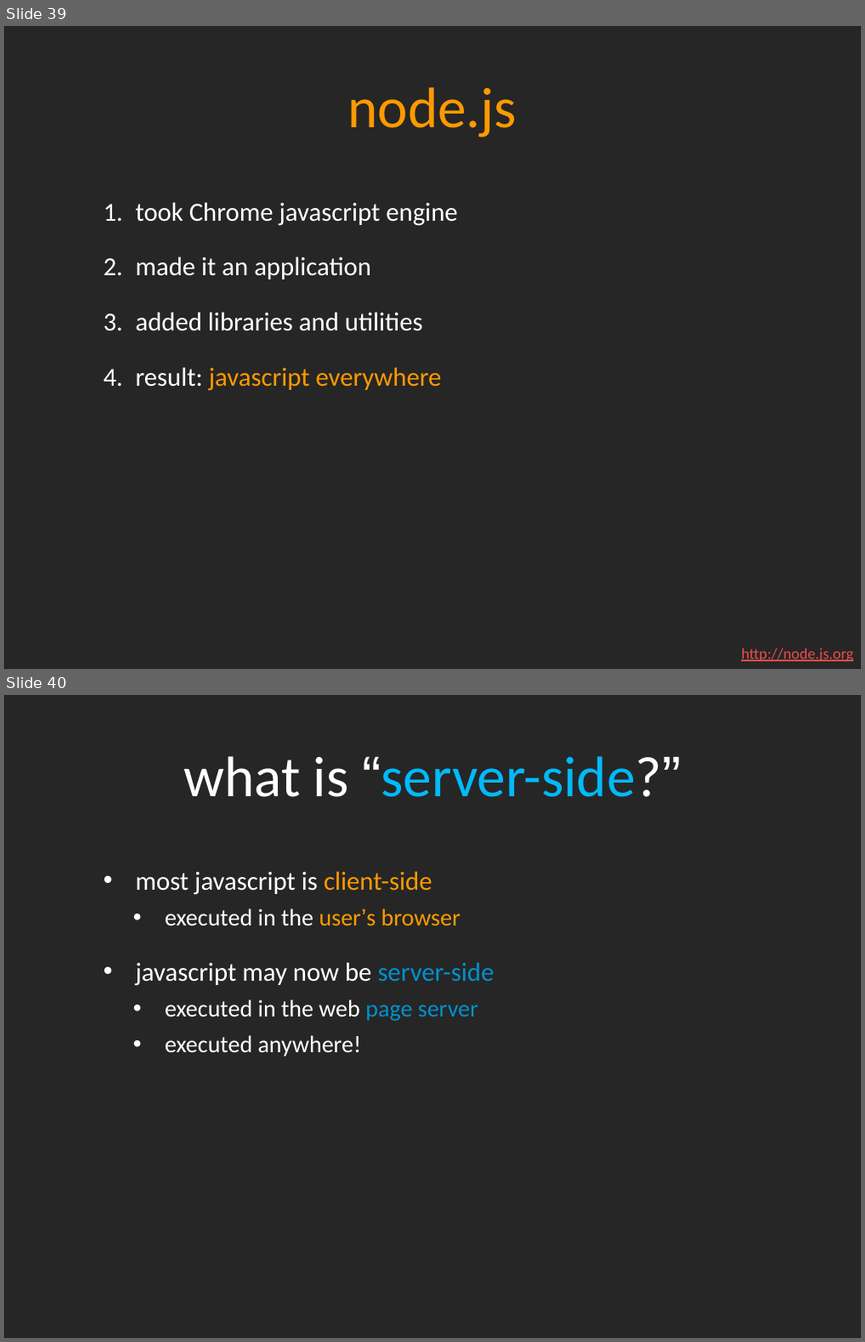
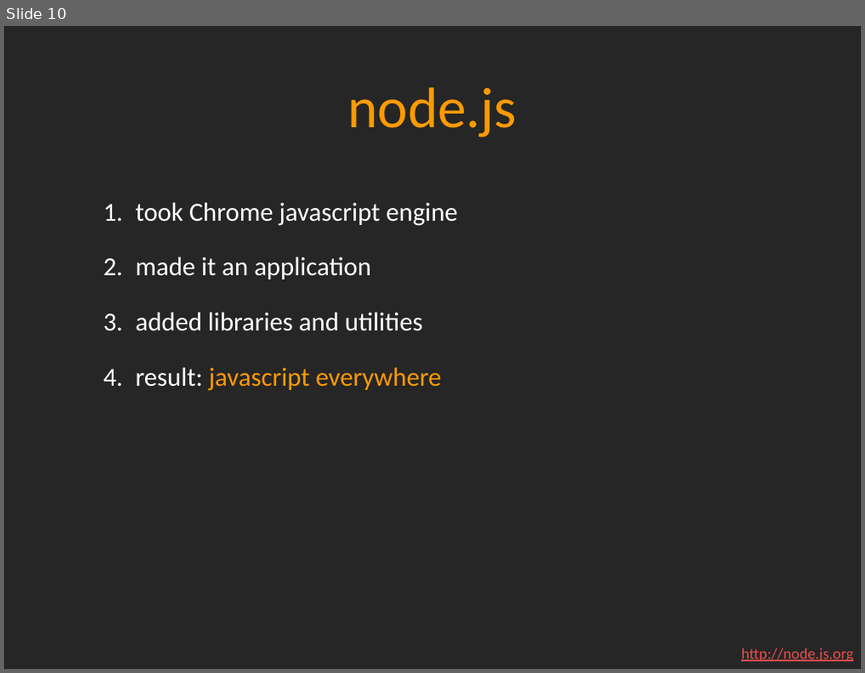
Before and after one commit to dantasse/ssuiweb2014, a slide deck: week09/week09.pptx. Shown one above the other, each under a label of ours: slides 39 and 40 before the commit, slide 10 after it. The pictures are 865x1342 and 865x673 pixels, drawn with LibreOffice and Linux fonts; fonts in the diff are those of the drawing. Boxes give left, top, right and bottom in pixels: in the first picture for what was removed or moved away, otherwise in the second. Text is boxed around its words. In the diff, an @@ line names an element or a change of style, - is before the commit and + after.

```diff
--- a/week09/week09.pptx
+++ b/week09/week09.pptx
@@ slide 40 removed at bbox=[4, 695, 861, 1338], background #262626 @@
@@ title removed at bbox=[184, 756, 681, 797] @@
-what is “server-side?”
@@ text removed at bbox=[136, 871, 494, 1056] @@
-• most javascript is client-side
-  • executed in the user’s browser
-• javascript may now be server-side
-  • executed in the web page server
-  • executed anywhere!
@@ what was slide 39 is now slide 10 @@
```
Also in this commit, not shown: 3 slides added, 26 other slides removed, 2 other files.
